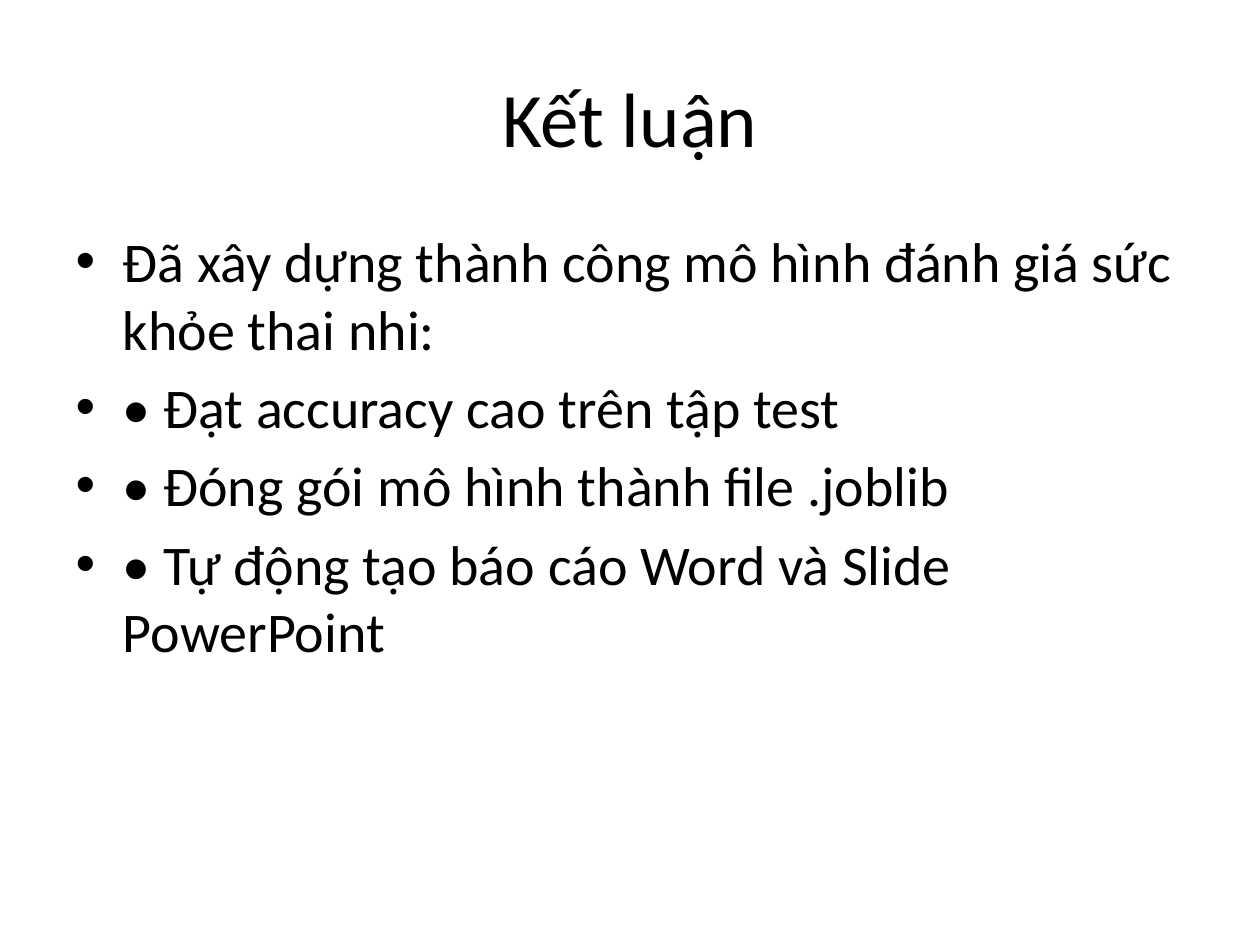
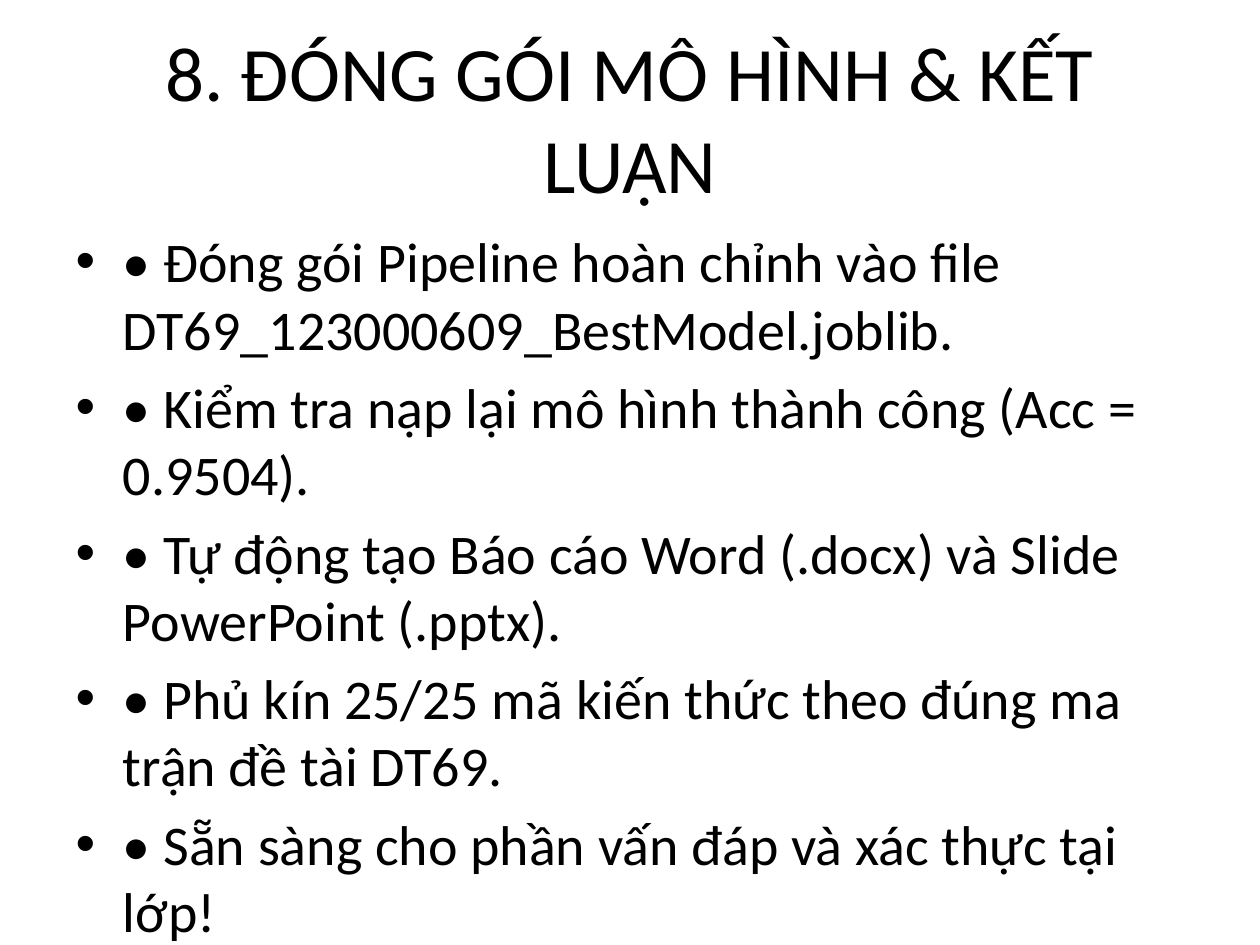
Before and after one commit to Escanor292/caimo, a slide deck: slide 10 of DT69_123000609_SlideThuyetTrinh.pptx (slide 12 before the commit). Drawn at 1260x945 pixels with LibreOffice and Linux fonts; fonts in the diff are those of the drawing. Boxes give left, top, right and bottom in pixels: in the first picture for what was removed or moved away, otherwise in the second. Text is boxed around its words. In the diff, an @@ line names an element or a change of style, - is before the commit and + after.

```diff
--- a/DT69_123000609_SlideThuyetTrinh.pptx
+++ b/DT69_123000609_SlideThuyetTrinh.pptx
@@ title at [165, 37, 1093, 206]: text changed @@
-Kết luận
+8. ĐÓNG GÓI MÔ HÌNH & KẾT LUẬN
@@ text at [123, 243, 1121, 874]: text changed @@
-• Đã xây dựng thành công mô hình đánh giá sức khỏe thai nhi:
-• • Đạt accuracy cao trên tập test
-• • Đóng gói mô hình thành file .joblib
-• • Tự động tạo báo cáo Word và Slide PowerPoint
+• • Đóng gói Pipeline hoàn chỉnh vào file DT69_123000609_BestModel.joblib.
+• • Kiểm tra nạp lại mô hình thành công (Acc = 0.9504).
+• • Tự động tạo Báo cáo Word (.docx) và Slide PowerPoint (.pptx).
+• • Phủ kín 25/25 mã kiến thức theo đúng ma trận đề tài DT69.
+• • Sẵn sàng cho phần vấn đáp và xác thực tại lớp!
```
Also in this commit, not shown: 5 other slides changed, 4 slides added, 6 slides removed, 8 other files.
